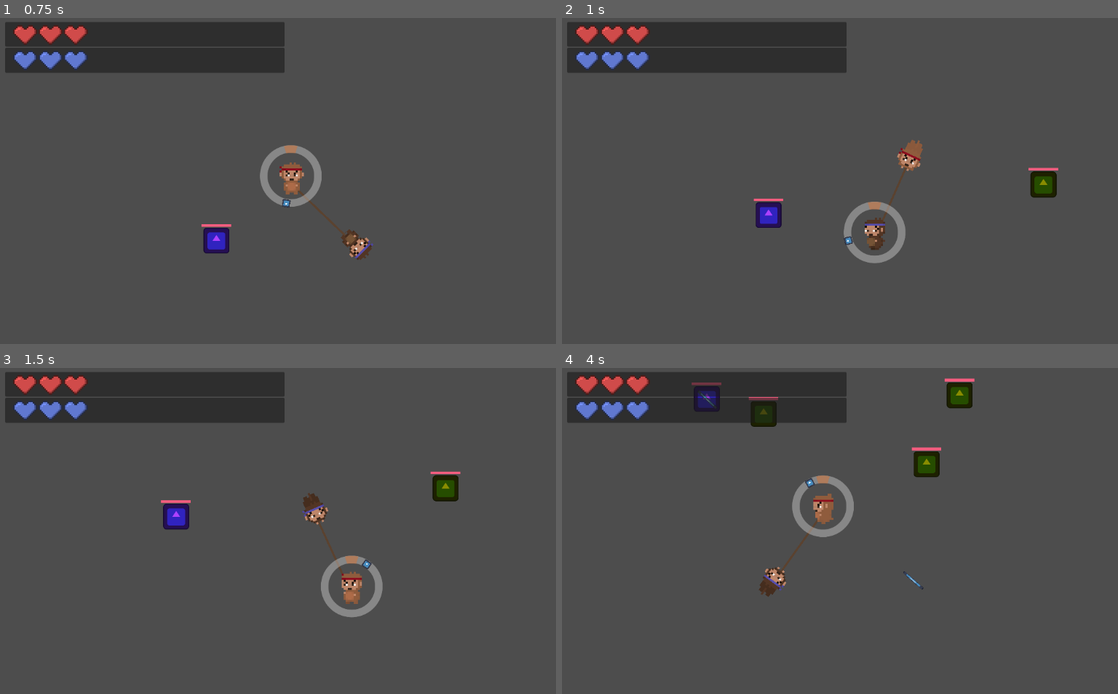
Above: before the commit, frames 1-4 (two rows, left to right).
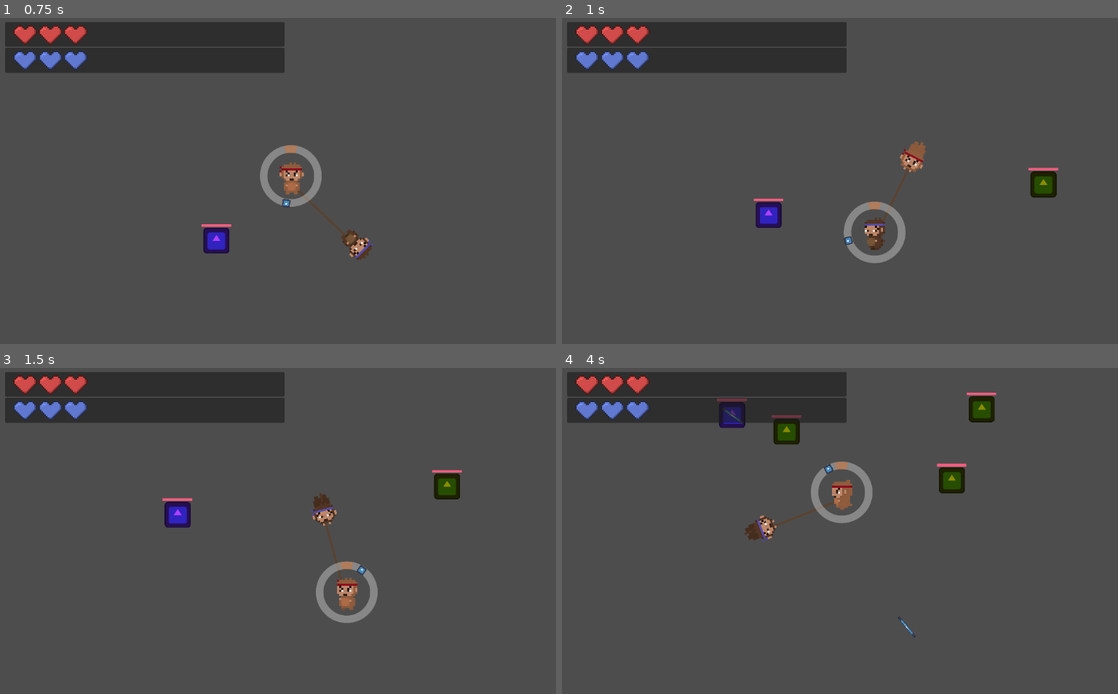
Above: after the commit, the same moments.

Repository: arrowira/cookiejam4
Game: Godot game, scene res://scenes/main.tscn
Same seed, same stepped clock (60 frames per second), same inputs: the game is played once before the commit and once after it. The engine's default icon, where the game draws it, is replaced by a stand-in: a white triangle on a blue panel in a dark square.
Inputs:
- Up to frame 1 (0.75 s): tap C (c) at 0.6 s
- Up to frame 2 (1 s): tap Space (space) at 0.8 s
- Up to frame 3 (1.5 s): tap Space (space) at 1.35 s
- Up to frame 4 (4 s): tap C (c) at 1.55, 2.1, 3.05 s; tap Space (space) at 2.3, 3.6 s; tap K (k) at 2.85 s

Frame 1 is identical in both runs. In frame 2, 0.3% of the frame differs, in the area x 57-66%, y 37-63%; in frame 3, 2.2%; in frame 4, 5.5%, in the area x 23-79%, y 3-83%.

Commit message:
damage speed multiplier

Diff:
--- a/cookie-jam-4/scripts/player.gd
+++ b/cookie-jam-4/scripts/player.gd
@@ -31,7 +31,7 @@
 
 
 	if Input.is_action_just_pressed("space"):
-		changeSpinSpeed(-0.5 )
+		changeSpinSpeed(-0.3 )
 		if anchor == "red":
 			circle.global_position = blue.global_position
 			anchor = "blue"
@@ -66,11 +66,12 @@
 			blueHealth-=1
 
 func hit(color, body):
-	changeSpinSpeed(-0.25)
+	var damageX = 2*((rSpinSpeed+bSpinSpeed)/10)
+	changeSpinSpeed(-0.1)
 	if color == "red":
-		body.damage(30)
+		body.damage(15*damageX)
 	elif color == "blue":
-		body.damage(30)
+		body.damage(15*damageX)
 
 func changeRope(dLength):
 	blue.position.x += dLength
